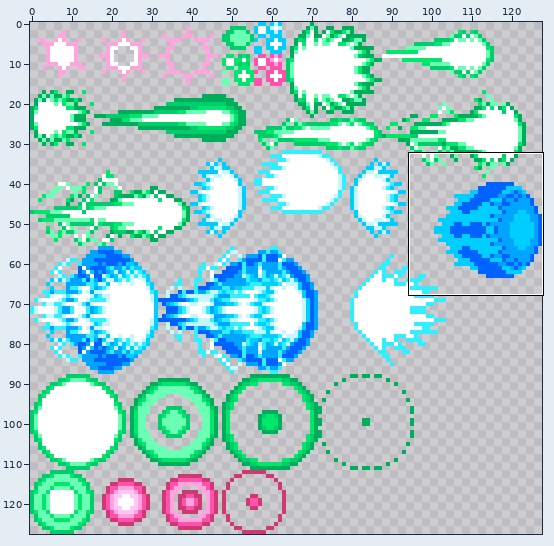
Sprite sheet, stored at assets/particles.png. Above, an overview of the earlier version with the close-up marked.
Close-up. First the earlier version:
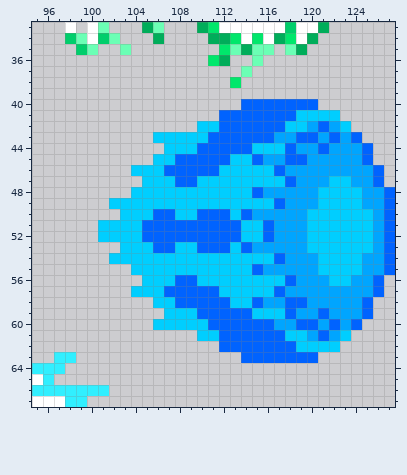
The file is 128x128 pixels. Shown: x 95..127, y 33..67.
The same view after the edit:
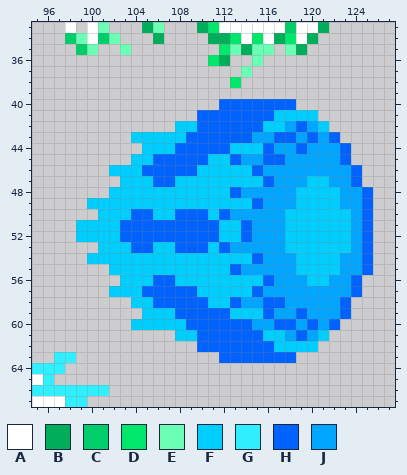
Palette (. is transparent): A #ffffff  B #00ad5a  C #00ce6b  D #00e76b  E #6bffb5  F #00ceff  G #31efff  H #0063ff  J #00a5ff
Edits made:
Changed rows in their new state; - is an unchanged pixel.
first column x 99:
40 -------------HH-----..-------
41 -----------HH-----FF--..-----
42 ---------FFHH----FFJH-F..----
43 -----FF---HH----JJHHJ---..---
44 ------FF-HH---FF-HJJH-J-H..--
45 -----FFHH---FFHJJHHJJ---H..--
46 ---FF-HH---FF---HJJ------H..-
47 ----FF-HHFF------HJJ-FFJJH..-
48 ---FF---------HJJ---FF--JJH..
49 -FF-------------HJJ-FF--JJH..
50 --FF-HHFFHH-F-JJ---FF----JH..
51 FF--HH-------FFHJJ-FF----JH..
52 FF--HH-------FFHJJ-FF----JH..
53 --FF-HHFFHH-F-JJ---FF----JH..
54 -FF-------------HJJ-FF--JJH..
55 ---FF---------HJJ---FF--JJH..
56 ----FF-HHFF------HJJ-FFJJH..-
57 ---FF-HH---FF---HJJ------H..-
58 -----FFHH---FFHJJHHJJ---H..--
59 ------FF-HH---FF-HJJH-J-H..--
60 -----FF---HH----JJHHJ---..---
61 ---------FFHH----FFJH-F..----
62 -----------HH-----FF--..-----
63 -------------HH-----..-------
Pixel boxes of the changes (left, top, right, bottom) in both close-ups:
changed: (76, 99, 395, 363)
